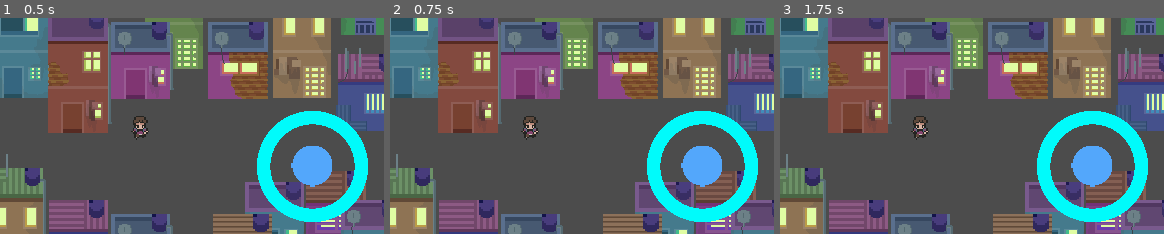
Above: before the commit, frames 1-3 (left to right).
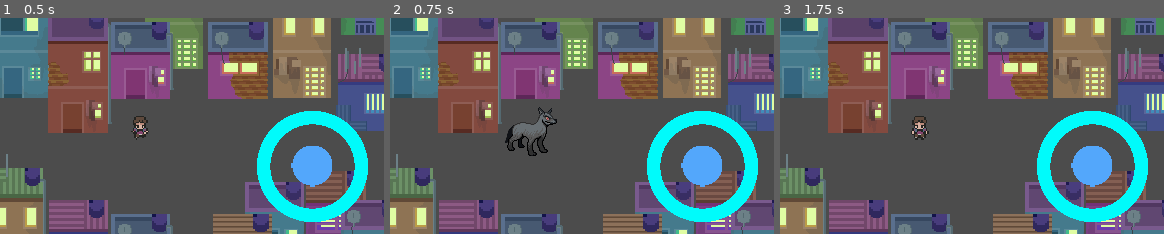
Above: after the commit, the same moments.

Repository: StitchedTeam/werewolf
Game: Godot game, scene res://Sandbox/Sandbox.tscn
Same seed, same stepped clock (60 frames per second), same inputs: the game is played once before the commit and once after it. This scene is started directly instead of the project's main scene.
Inputs (mouse positions are in pixels of both pictures, inside the frame that each line leads up to):
- Up to frame 1 (0.5 s): no input
- Up to frame 2 (0.75 s): tap Enter at 0.5 s; move the mouse to (666, 115) at 0.52 s; tap Space (ui_select) at 0.6 s
- Up to frame 3 (1.75 s): tap Space (ui_select) at 0.77, 1.07, 1.52, 1.55 s; move the mouse to (895, 136) at 1.27 s; click (895, 136) at 1.35 s

Frame 1 is identical in both runs. In frame 2, 1.2% of the frame differs, in the area x 29-44%, y 41-64%; in frame 3, 0.1%.

Commit message:
Created switch function between human and wolf

Diff:
--- a/Werewolf/Characters/Werewolf.gd
+++ b/Werewolf/Characters/Werewolf.gd
@@ -25,16 +25,32 @@
 			$AnimationPlayer.play("HumanRight")
 		elif horax == -1:
 			$AnimationPlayer.play("HumanLeft")
+		elif vertax == 1:
+			$AnimationPlayer.play("HumanDown")
+		elif vertax == -1:
+			$AnimationPlayer.play("HumanUp")
 		else:
 			$AnimationPlayer.play("HumanIdle")
-
+	else:
+		if horax == 1:
+			$AnimationPlayer.play("WolfRight")
+		elif horax == -1:
+			$AnimationPlayer.play("WolfLeft")
+		else:
+			$AnimationPlayer.play("WolfIdle")
 	pass
 
 func switch_human():
 	if human:
-		print("Switching to wolf")
+		human = false
+		manage_animation()
+		$HumanCollider.disabled = true
+		$WolfCollider.disabled = false
 	else:
-		print("Switching to human")
+		human = true
+		manage_animation()
+		$HumanCollider.disabled = false
+		$WolfCollider.disabled = true
 	pass
 
 func set_axis(var new_axis):
--- a/Werewolf/Sandbox/Sandbox.gd
+++ b/Werewolf/Sandbox/Sandbox.gd
@@ -8,6 +8,7 @@
 
 func _process(delta):
 	find_direction_axis()
+	debug_wolf_mode()
 	pass
 
 func find_direction_axis():
@@ -36,3 +37,8 @@
 		$Werewolf.speed = 20
 
 	pass
+
+func debug_wolf_mode():
+	if Input.is_action_just_pressed("ui_select"):
+		$Werewolf.switch_human()
+	pass
Not shown, added: WIP_Examples/wolf_and_human_animations_working.gif
